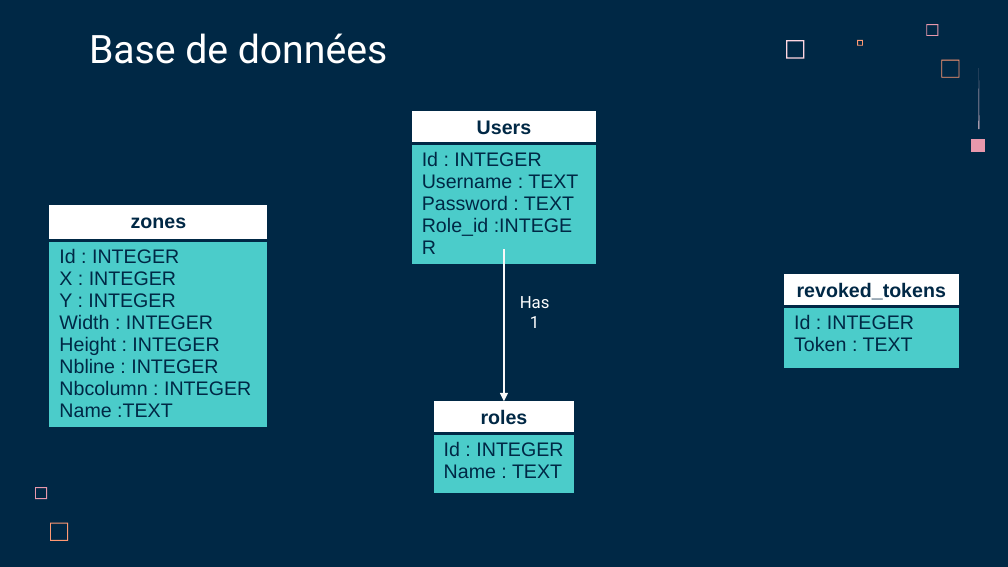
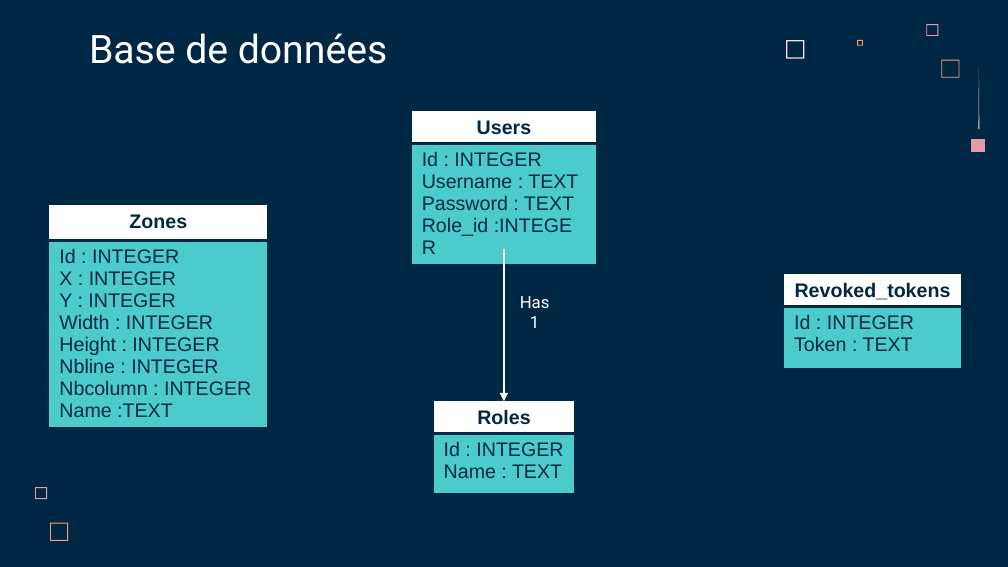
Before and after one commit to LoicSERRE/Projet-annuel-BUT3, a slide deck: slide 7 of Revue de projet/Diapo revue de projet.pptx. Drawn at 1008x567 pixels with LibreOffice and Linux fonts; fonts in the diff are those of the drawing. Boxes give left, top, right and bottom in pixels: in the first picture for what was removed or moved away, otherwise in the second. Text is boxed around its words. In the diff, an @@ line names an element or a change of style, - is before the commit and + after.

```diff
--- a/Revue de projet/Diapo revue de projet.pptx
+++ b/Revue de projet/Diapo revue de projet.pptx
@@ table at [49, 206, 267, 438] @@
-row 1, column 1: zones
+row 1, column 1: Zones
@@ table at [784, 274, 962, 369] @@
-row 1, column 1: revoked_tokens
+row 1, column 1: Revoked_tokens
@@ table at [433, 401, 575, 494] @@
-row 1, column 1: roles
+row 1, column 1: Roles
```
Also in this commit, not shown: 2 other slides changed.
